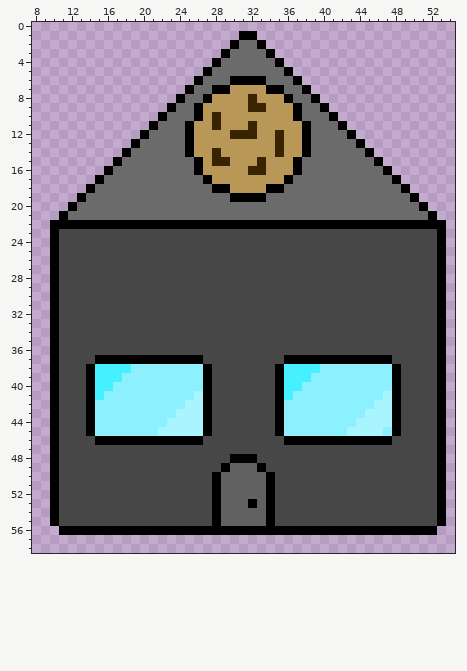
A pixel-art file gets an edit: beta/img/ase/church.ase. Above, as it was before the edit.
64x64 pixels, 1 frame. Shown: x 8..54, y 0..58.
The same view after the edit:
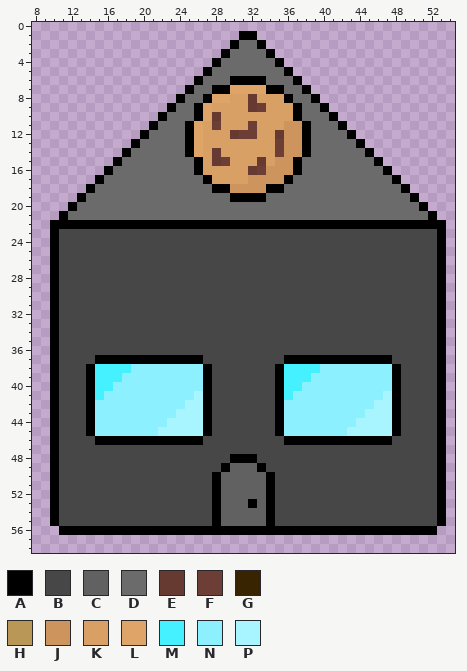
Palette (. is transparent): A #000000  B #474747  C #616161  D #6b6b6b  E #663931  F #6d3e36  G #382400  H #b99857  J #cd955d  K #d9a066  L #dfa468  M #45f0ff  N #8cf0ff  P #a8f5ff
Difference:
layer "Layer" added
layer "Church" removed
layer "NewCookie2" removed
Layer "Layer":
Colour G gives way to colour E in rows 8 to 9 at x 32; in row 10 at x 28; in row 12 at x 30 and 35; in row 14 at x 28; in row 15 at x 28 and 33; in row 16 at x 32.
Colour G gives way to colour F in row 9 at x 33; in row 11 at x 28 and 32; in row 12 at x 31 to 32; in rows 13 to 14 at x 35; in row 15 at x 29; in row 16 at x 33.
Colour H gives way to colour J in rows 11 to 14 at x 36 to 37; in row 15 at x 35 to 36; in row 16 at x 34 to 36; in row 17 at x 32 to 35; in row 18 at x 30 to 33.
Colour H gives way to colour K in row 8 at x 30 to 31 and 33 to 35; in row 9 at x 28 to 31 and 34 to 36; in row 10 at x 29 to 36; in row 11 at x 27, 29 to 31 and 33 to 35; in row 12 at x 27 to 29 and 33 to 34; in row 13 at x 27 to 34.
Colour H gives way to colour K in row 14 at x 27 and 29 to 34; in row 15 at x 27, 30 to 32 and 34; in row 16 at x 27 to 31; in row 17 at x 28 to 31.
Colour H gives way to colour L in row 7 at x 30 to 33; in row 8 at x 28 to 29; in rows 9 to 10 at x 27; in rows 11 to 14 at x 26.
Colour N gives way to colour P in row 45 at x 47.
Changed places in both pictures, as pixel boxes (x1, y1, x2, y2):
changed: (194, 85, 302, 193)
changed: (383, 427, 392, 436)
